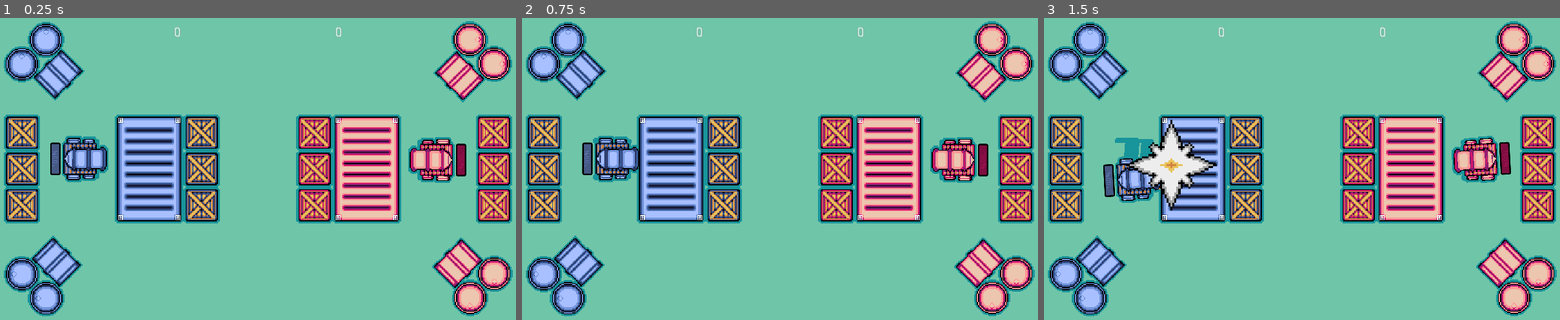
Above: before the commit, frames 1-3 (left to right).
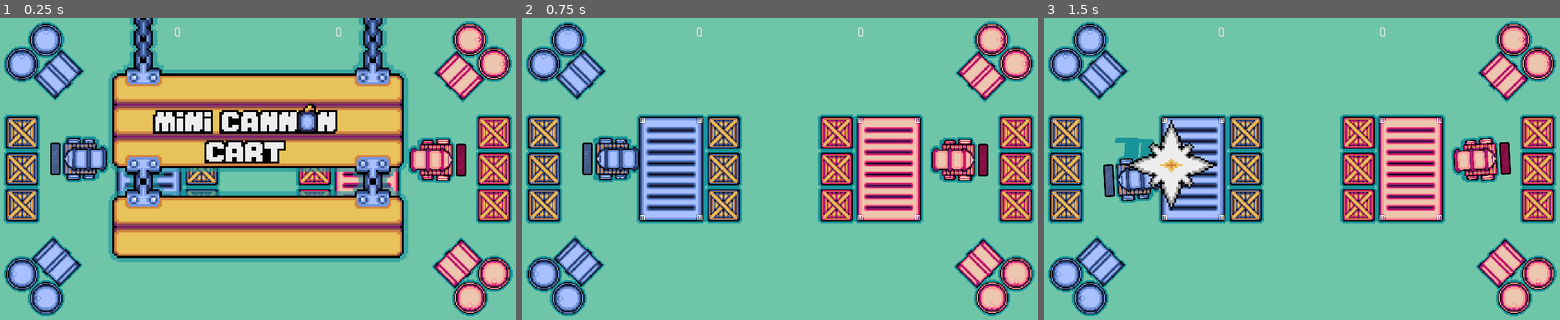
Above: after the commit, the same moments.

Repository: abelarduu/Mini-Cannon-Carts
Game: Godot game, scene res://scenes/Main_scene.tscn
Two runs of this game, one before a commit and one after it. Both use one fixed random seed, a clock stepped at 60 frames per second and the inputs below.
Inputs:
- Up to frame 1 (0.25 s): no input
- Up to frame 2 (0.75 s): tap Enter at 0.5 s; hold D (P1_right) from 0.53 s (still down); tap Space (ui_select) at 0.6 s
- Up to frame 3 (1.5 s): tap Space (ui_select) at 0.77, 1.07, 1.25 s; release D (P1_right) at 1.28 s; hold S (P1_down) from 1.28 s (still down); tap E (P1_attack) at 1.35 s

The runs differ from the first frame. In frame 1, 35% of the frame differs, in the area x 21-80%, y 0-81%; in frame 2, nothing differs; in frame 3, nothing differs.

Commit message:
Testando o HUD (menu e pontuação)

Diff:
--- a/scenes/Main_scene.tscn
+++ b/scenes/Main_scene.tscn
@@ -5,7 +5,7 @@
 [ext_resource path="res://scripts/Main_scene.gd" type="Script" id=3]
 [ext_resource path="res://scenes/Barrel.tscn" type="PackedScene" id=4]
 [ext_resource path="res://scenes/Contanier.tscn" type="PackedScene" id=5]
-[ext_resource path="res://assets/sprites/game_over.png" type="Texture" id=6]
+[ext_resource path="res://assets/sprites/HUD.png" type="Texture" id=6]
 
 [sub_resource type="RectangleShape2D" id=1]
 extents = Vector2( 517, 10 )
@@ -131,6 +131,23 @@
 
 [node name="HUD" type="CanvasLayer" parent="."]
 
+[node name="game_icon" type="Sprite" parent="HUD"]
+position = Vector2( 491.021, 300 )
+scale = Vector2( 4.25532, 4.25532 )
+z_index = 3
+texture = ExtResource( 6 )
+region_enabled = true
+region_rect = Rect2( 0, 0, 176, 141 )
+
+[node name="game_over_sprite" type="Sprite" parent="HUD"]
+visible = false
+position = Vector2( 512.021, 300 )
+scale = Vector2( 4.25532, 4.25532 )
+z_index = 3
+texture = ExtResource( 6 )
+region_enabled = true
+region_rect = Rect2( 0, 141, 176, 141 )
+
 [node name="Player1_Scores" type="Label" parent="HUD"]
 margin_left = 512.0
 margin_right = 672.0
@@ -148,10 +165,3 @@
 text = "0"
 align = 1
 valign = 1
-
-[node name="game_over_sprite" type="Sprite" parent="HUD"]
-visible = false
-position = Vector2( 510.75, 300 )
-scale = Vector2( 6.25, 6.25 )
-z_index = 3
-texture = ExtResource( 6 )
--- a/scripts/Main_scene.gd
+++ b/scripts/Main_scene.gd
@@ -3,16 +3,24 @@
 onready var player2= get_node("Player2")
 var player1_position: Vector2
 var player2_position: Vector2
+var play= false
 
 func _physics_process(_delta):
 	if check_player(player1): player1_position= player1.position
 	if check_player(player2): player2_position= player2.position
 
 	#HUD
+	if play: $HUD/game_icon.visible= false
 	$HUD/Player1_Scores.text= str(player1.scores)
 	$HUD/Player2_Scores.text= str(player2.scores)
 	if not check_player(player1) or not check_player(player2):
 		$HUD/game_over_sprite.visible= true
+
+func _input(event):
+	if event is InputEventKey:
+		if Input.is_action_just_pressed("ui_select"):
+			if event.pressed:
+				play= true
 
 func check_player(player) -> bool:
 	if is_instance_valid(player):
Binary file added: assets/sprites/HUD.png
Not shown, added: assets/sprites/HUD.png.import
Binary file removed: assets/sprites/game_over.png
Not shown, changed: img/Gameplay.gif
